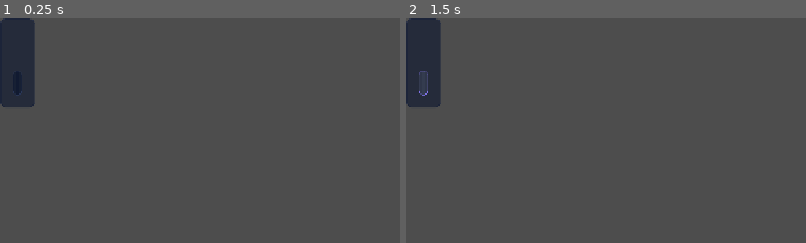
Above: before the commit, frames 1-2 (left to right).
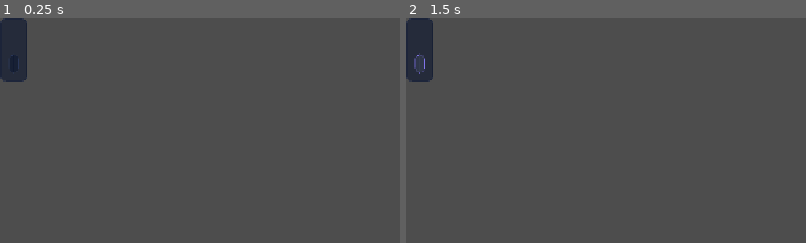
Above: after the commit, the same moments.

Repository: franciscoCapa27/Squared_2
Game: Godot game, scene res://scenes/ui/VertexUpgradeCard.tscn
Same seed, same stepped clock (60 frames per second), same inputs: the game is played once before the commit and once after it. This scene is started directly instead of the project's main scene.
Inputs (mouse positions are % of the whole screen's width and height, from its top left; square brackets give the same spot before the commit, where the layout moved):
- Up to frame 1 (0.25 s): no input
- Up to frame 2 (1.5 s): click (2, 10) [2, 14] at 0.5 s; click (2, 10) [2, 14] at 1.25 s
The pictures show only the part of the screen within x 0-50%, y 0-50%; the shares and areas given below are measured in that part.

The runs differ from the first frame. In frame 1, 1.6% of the frame differs, in the area x 0-9%, y 0-40%; in frame 2, 1.6%.

Commit message:
ui: compact upgrade cards and show direct effects

Diff:
--- a/squared-2/scenes/ui/RunUpgradeCard.tscn
+++ b/squared-2/scenes/ui/RunUpgradeCard.tscn
@@ -13,17 +13,17 @@
 
 [node name="MarginContainer" type="MarginContainer" parent="." unique_id=1764577585]
 layout_mode = 2
-theme_override_constants/margin_left = 8
-theme_override_constants/margin_top = 8
-theme_override_constants/margin_right = 8
-theme_override_constants/margin_bottom = 8
+theme_override_constants/margin_left = 5
+theme_override_constants/margin_top = 5
+theme_override_constants/margin_right = 5
+theme_override_constants/margin_bottom = 5
 
 [node name="VBoxContainer" type="VBoxContainer" parent="MarginContainer" unique_id=140386213]
 layout_mode = 2
 
 [node name="TitleRow" type="HBoxContainer" parent="MarginContainer/VBoxContainer" unique_id=1578494593]
 layout_mode = 2
-theme_override_constants/separation = 6
+theme_override_constants/separation = 3
 
 [node name="IconLabel" parent="MarginContainer/VBoxContainer/TitleRow" instance=ExtResource("3_polygon_icon")]
 unique_name_in_owner = true
@@ -64,7 +64,7 @@
 
 [node name="ProgressBar" type="ProgressBar" parent="MarginContainer/VBoxContainer" unique_id=1982718840]
 unique_name_in_owner = true
-custom_minimum_size = Vector2(0, 8)
+custom_minimum_size = Vector2(0, 5)
 layout_mode = 2
 max_value = 1.0
 show_percentage = false
@@ -72,3 +72,4 @@
 [node name="BuyButton" type="Button" parent="MarginContainer/VBoxContainer" unique_id=1216677951]
 unique_name_in_owner = true
 layout_mode = 2
+custom_minimum_size = Vector2(0, 28)
--- a/squared-2/scenes/ui/VertexUpgradeCard.tscn
+++ b/squared-2/scenes/ui/VertexUpgradeCard.tscn
@@ -9,14 +9,14 @@
 
 [node name="CardMargin" type="MarginContainer" parent="." unique_id=642337913]
 layout_mode = 2
-theme_override_constants/margin_left = 12
-theme_override_constants/margin_top = 12
-theme_override_constants/margin_right = 12
-theme_override_constants/margin_bottom = 12
+theme_override_constants/margin_left = 6
+theme_override_constants/margin_top = 6
+theme_override_constants/margin_right = 6
+theme_override_constants/margin_bottom = 6
 
 [node name="CardVBox" type="VBoxContainer" parent="CardMargin" unique_id=919150606]
 layout_mode = 2
-theme_override_constants/separation = 8
+theme_override_constants/separation = 3
 
 [node name="TitleLabel" type="Label" parent="CardMargin/CardVBox" unique_id=1237092297]
 unique_name_in_owner = true
@@ -30,13 +30,15 @@
 unique_name_in_owner = true
 layout_mode = 2
 bbcode_enabled = true
+fit_content = true
 
 [node name="RequirementLabel" type="RichTextLabel" parent="CardMargin/CardVBox" unique_id=2142045244]
 unique_name_in_owner = true
 layout_mode = 2
 bbcode_enabled = true
+fit_content = true
 
 [node name="BuyButton" type="Button" parent="CardMargin/CardVBox" unique_id=442475144]
 unique_name_in_owner = true
-custom_minimum_size = Vector2(0, 40)
+custom_minimum_size = Vector2(0, 30)
 layout_mode = 2
--- a/squared-2/scripts/ui/run_upgrade_card.gd
+++ b/squared-2/scripts/ui/run_upgrade_card.gd
@@ -64,9 +64,10 @@
 		NumberFormatter.integer_amount(current_level),
 		NumberFormatter.integer_amount(upgrade_definition.max_level),
 	]
-	description_label.text = "[b]%s[/b]\n%s" % [
+	description_label.text = "[b]%s[/b]  %s\n%s" % [
 		upgrade_definition.get_category_name(),
 		upgrade_definition.description,
+		_get_effect_summary_text(),
 	]
 	progress_bar.value = float(current_level) / float(maxi(1, upgrade_definition.max_level))
 	progress_bar.visible = true
@@ -167,20 +168,64 @@
 	return "\n".join(lines)
 
 
+func _get_effect_summary_text() -> String:
+	if upgrade_definition == null or upgrade_definition.effects_per_level.is_empty():
+		return "Effect: no effects."
+
+	var lines: Array[String] = []
+	for effect_iter: RunUpgradeEffect in upgrade_definition.effects_per_level:
+		if effect_iter == null:
+			continue
+		lines.append("Effect per level: %s" % _format_effect(effect_iter))
+
+	if lines.is_empty():
+		return "Effect: no effects."
+
+	return "\n".join(lines)
+
+
 func _format_effect(effect_iter: RunUpgradeEffect) -> String:
 	match effect_iter.effect_type:
 		RunUpgradeEffect.EffectType.GLOBAL_RUN_STAT_MULTIPLIER:
-			return "%s %s" % [
-				_format_stat_name(effect_iter.target_stat),
-				NumberFormatter.precise_percent_from_multiplier(effect_iter.value)
+			return _format_multiplier_effect(effect_iter.target_stat, effect_iter.value)
+		RunUpgradeEffect.EffectType.GLOBAL_RUN_STAT_ADDITION:
+			return "Increases %s by %s" % [
+				_format_player_stat_name(effect_iter.target_stat),
+				NumberFormatter.amount(effect_iter.value)
 			]
-		RunUpgradeEffect.EffectType.GLOBAL_RUN_STAT_ADDITION:
-			return "%s %s" % [
-				_format_stat_name(effect_iter.target_stat),
-				NumberFormatter.signed_amount(effect_iter.value)
-			]
 		_:
 			return "Unknown effect"
+
+
+func _format_multiplier_effect(stat_id: String, multiplier_value: float) -> String:
+	var stat_name: String = _format_player_stat_name(stat_id)
+	var delta: float = abs(multiplier_value - 1.0)
+	var amount_text: String = NumberFormatter.percent(delta)
+
+	if multiplier_value < 1.0:
+		return "Reduces %s by %s" % [stat_name.to_lower(), amount_text]
+
+	return "Improves %s by %s" % [stat_name.to_lower(), amount_text]
+
+
+func _format_player_stat_name(stat_id: String) -> String:
+	match stat_id:
+		GameIds.STAT_RUN_SQUARE_BASE_VALUE:
+			return "square payouts"
+		GameIds.STAT_RUN_MANUAL_CLICK_VALUE:
+			return "manual clicking"
+		GameIds.STAT_RUN_PASSIVE_CLICK_VALUE:
+			return "passive clicking"
+		GameIds.STAT_RUN_SQUARE_RESPAWN_TIME:
+			return "square respawn time"
+		GameIds.STAT_RUN_PASSIVE_INTERVAL:
+			return "passive interval"
+		GameIds.STAT_RUN_PASSIVE_EXTRACTION:
+			return "passive payout"
+		GameIds.STAT_RUN_TRAIT_PURCHASE_COST:
+			return "Buy Trait cost"
+		_:
+			return _format_stat_name(stat_id).to_lower()
 
 
 func _format_stat_name(stat_id: String) -> String:
--- a/squared-2/scripts/ui/vertex_upgrade_card.gd
+++ b/squared-2/scripts/ui/vertex_upgrade_card.gd
@@ -49,7 +49,10 @@
 		upgrade_definition.get_category_name(),
 		NumberFormatter.integer_amount(upgrade_definition.cost_vertices)
 	]
-	description_label.text = upgrade_definition.description
+	description_label.text = "%s\n[b]Effect:[/b] %s" % [
+		upgrade_definition.description,
+		VertexUpgradeDetails.get_player_facing_effects_text(upgrade_definition),
+	]
 	requirement_label.text = _get_detail_text()
 
 	if is_purchased:
@@ -104,24 +107,7 @@
 
 
 func _get_effects_text() -> String:
-	if upgrade_definition == null:
-		return ""
-
-	if upgrade_definition.effects.is_empty():
-		return "No effects."
-
-	var lines: Array[String] = []
-
-	for effect_iter: VertexUpgradeEffect in upgrade_definition.effects:
-		if effect_iter == null:
-			continue
-
-		lines.append(_format_effect(effect_iter))
-
-	if lines.is_empty():
-		return "No effects."
-
-	return "\n".join(lines)
+	return VertexUpgradeDetails.get_player_facing_effects_text(upgrade_definition)
 
 
 func _format_effect(effect_iter: VertexUpgradeEffect) -> String:
--- a/squared-2/scripts/ui/vertex_upgrade_details.gd
+++ b/squared-2/scripts/ui/vertex_upgrade_details.gd
@@ -60,21 +60,22 @@
 	return "\n".join(lines)
 
 
+static func get_player_facing_effects_text(upgrade_definition: VertexUpgradeDefinition) -> String:
+	return _get_effects_text(upgrade_definition)
+
+
 static func _format_effect(effect_iter: VertexUpgradeEffect) -> String:
 	match effect_iter.effect_type:
 		VertexUpgradeEffect.EffectType.UNLOCK_PASSIVE_GENERATOR:
 			return "Unlock passive generator: %s" % _format_passive_generator_name(effect_iter.target_id)
 
 		VertexUpgradeEffect.EffectType.GLOBAL_STAT_MULTIPLIER:
-			return "%s %s" % [
-				_format_stat_name(effect_iter.target_stat),
-				NumberFormatter.precise_percent_from_multiplier(effect_iter.value)
-			]
+			return _format_multiplier_effect(effect_iter.target_stat, effect_iter.value)
 
 		VertexUpgradeEffect.EffectType.ADD_PERMANENT_STAT:
-			return "%s %s" % [
-				_format_stat_name(effect_iter.target_stat),
-				NumberFormatter.signed_amount(effect_iter.value)
+			return "Increases %s by %s" % [
+				_format_player_stat_name(effect_iter.target_stat),
+				NumberFormatter.amount(effect_iter.value)
 			]
 
 		VertexUpgradeEffect.EffectType.UNLOCK_MECHANIC:
@@ -91,6 +92,31 @@
 
 		_:
 			return "Unknown effect"
+
+
+static func _format_multiplier_effect(stat_id: String, multiplier_value: float) -> String:
+	var stat_name: String = _format_player_stat_name(stat_id)
+	var delta: float = abs(multiplier_value - 1.0)
+	var amount_text: String = NumberFormatter.percent(delta)
+
+	if multiplier_value < 1.0:
+		return "Reduces %s by %s" % [stat_name.to_lower(), amount_text]
+
+	return "Improves %s by %s" % [stat_name.to_lower(), amount_text]
+
+
+static func _format_player_stat_name(stat_id: String) -> String:
+	match stat_id:
+		GameIds.STAT_SQUARE_BASE_VALUE:
+			return "square payouts"
+		GameIds.STAT_SQUARE_RESPAWN_TIME:
+			return "square respawn time"
+		GameIds.STAT_VERTEX_GAIN:
+			return "Vertex gain"
+		GameIds.STAT_TRAIT_LUCK:
+			return "Trait luck"
+		_:
+			return _format_stat_name(stat_id).to_lower()
 
 
 static func _format_stat_name(stat_id: String) -> String:
